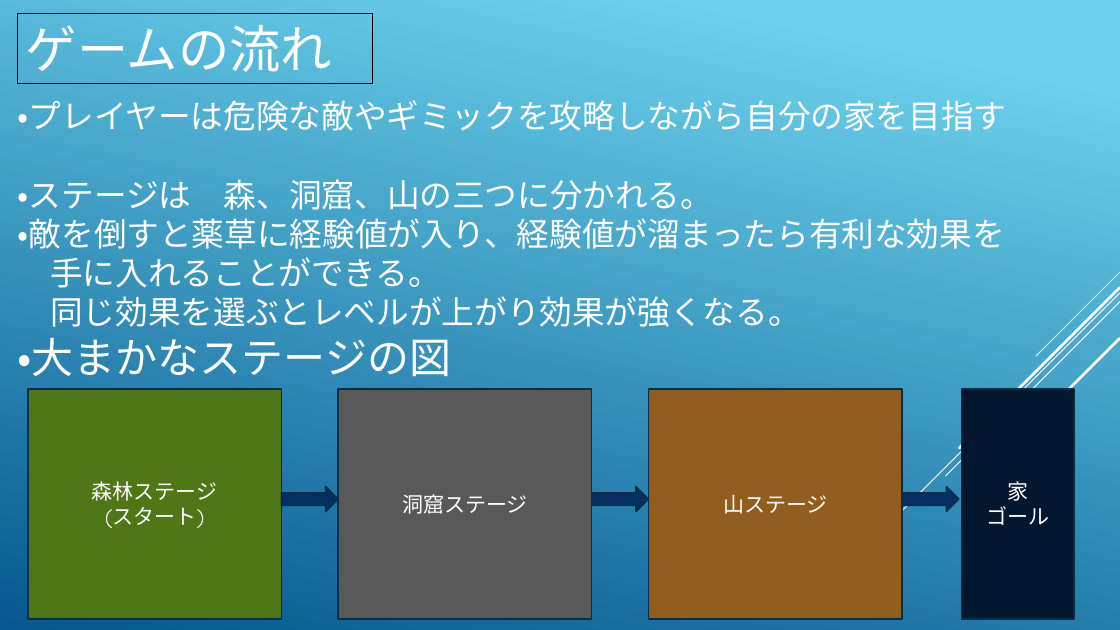
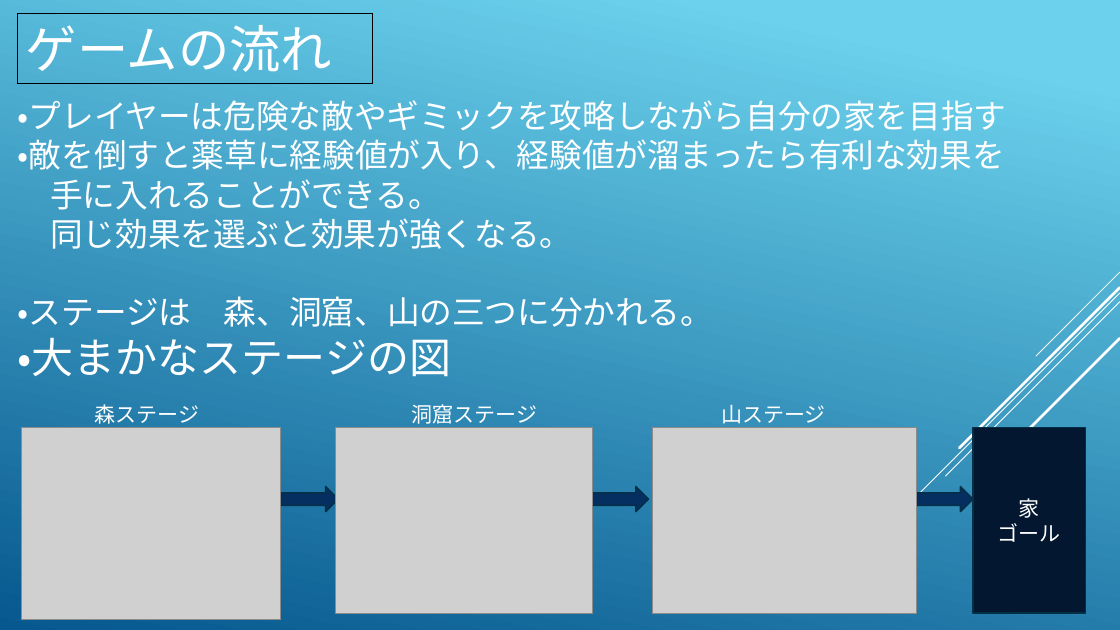
Before and after one commit to KawanoTakumi/2B-Team, a slide deck: slide 3 of Back To Home.pptx. Drawn at 1120x630 pixels with LibreOffice and Linux fonts; fonts in the diff are those of the drawing; grey boxes stand for pictures. Boxes give left, top, right and bottom in pixels: in the first picture for what was removed or moved away, otherwise in the second. Text is boxed around its words. In the diff, an @@ line names an element or a change of style, - is before the commit and + after.

```diff
--- a/Back To Home.pptx
+++ b/Back To Home.pptx
@@ text at [18, 179, 713, 210]: paragraph removed @@
-・ステージは 森、洞窟、山の三つに分かれる。
@@ text at [18, 218, 713, 327]: text changed @@
-同じ効果を選ぶとレベルが上がり効果が強くなる。
+同じ効果を選ぶと効果が強くなる。
+・ステージは 森、洞窟、山の三つに分かれる。
@@ rectangle removed at [28, 389, 281, 619] @@
-森林ステージ
-(スタート)
@@ text added at [95, 404, 200, 424], 18 pt, text #FFFFFF @@
+森ステージ
@@ text "洞窟ステージ": place and size @@
-text "洞窟ステージ" at [339, 389, 592, 619]
+text "洞窟ステージ" at [412, 404, 538, 424]
@@ text "洞窟ステージ" at [412, 404, 538, 424]: alignment centre to left; vertical alignment middle to top; fill #595959 to none; outline #043148 1.25 pt to none @@
@@ text "山ステージ": place and size @@
-text "山ステージ" at [649, 389, 902, 619]
+text "山ステージ" at [721, 405, 826, 424]
@@ text "山ステージ" at [721, 405, 826, 424]: alignment centre to left; vertical alignment middle to top; fill #925E20 to none; outline #043148 1.25 pt to none @@
@@ picture added at [21, 428, 281, 619] @@
@@ picture added at [336, 428, 593, 613] @@
@@ picture added at [653, 428, 917, 613] @@
@@ rectangle "家": place and size @@
-rectangle "家" at [962, 389, 1075, 619]
+rectangle "家" at [973, 428, 1086, 613]
@@ right arrow: place and size @@
-right arrow at [902, 486, 960, 512]
+right arrow at [917, 486, 974, 512]
```
Also in this commit, not shown: 3 other slides changed, 13 other files.
